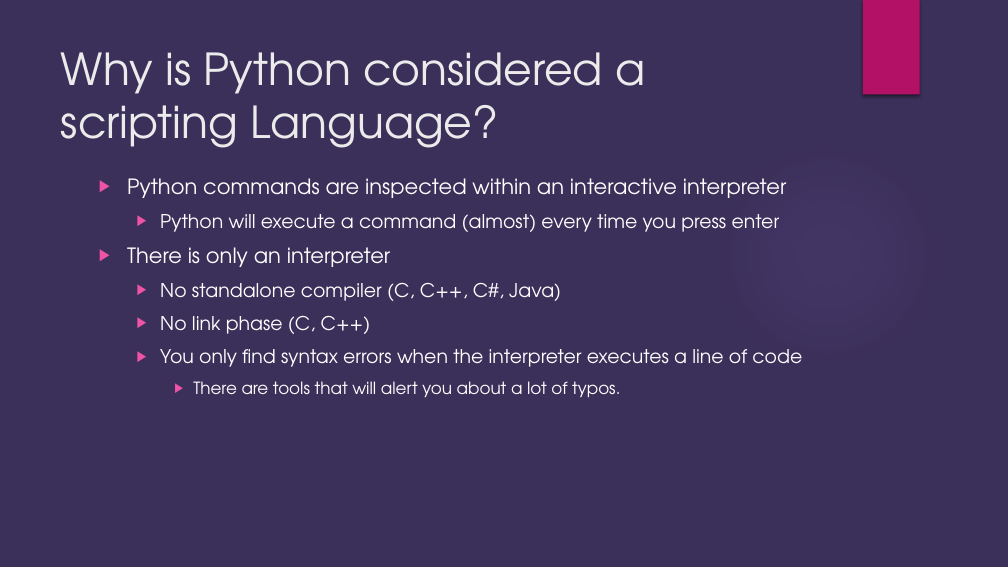
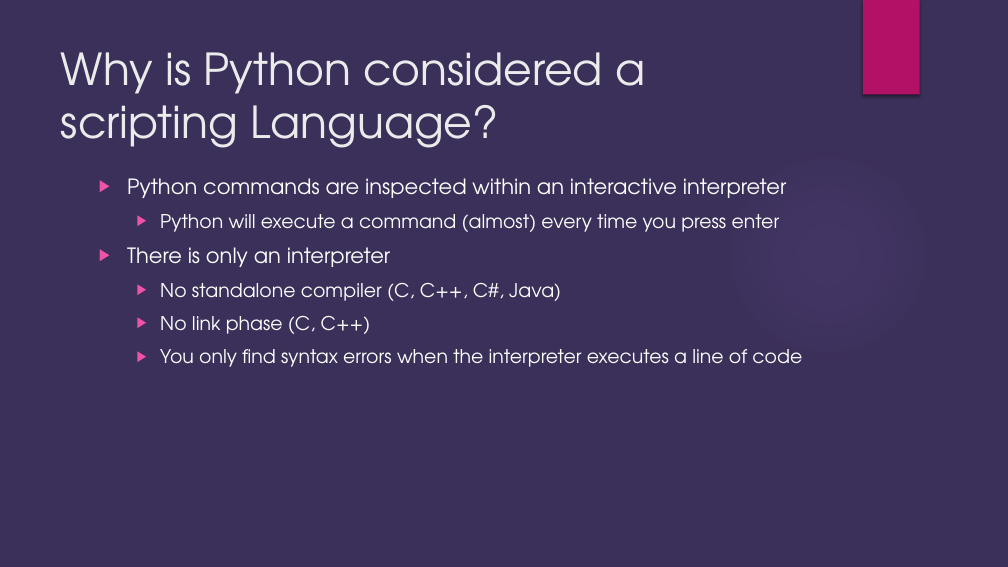
Before and after one commit to brianjgrier/Python-Overview, a slide deck: slide 10 of Python Introduction.pptx (slide 11 before the commit). Drawn at 1008x567 pixels with LibreOffice and Linux fonts; fonts in the diff are those of the drawing; background and template pictures are left out. Boxes give left, top, right and bottom in pixels: in the first picture for what was removed or moved away, otherwise in the second. Text is boxed around its words. In the diff, an @@ line names an element or a change of style, - is before the commit and + after.

```diff
--- a/Python Introduction.pptx
+++ b/Python Introduction.pptx
@@ text at box(193, 381, 620, 398): paragraph removed @@
-    ▶ There are tools that will alert you about a lot of typos.
```
Also in this commit, not shown: 9 other slides changed, 8 slides removed.
